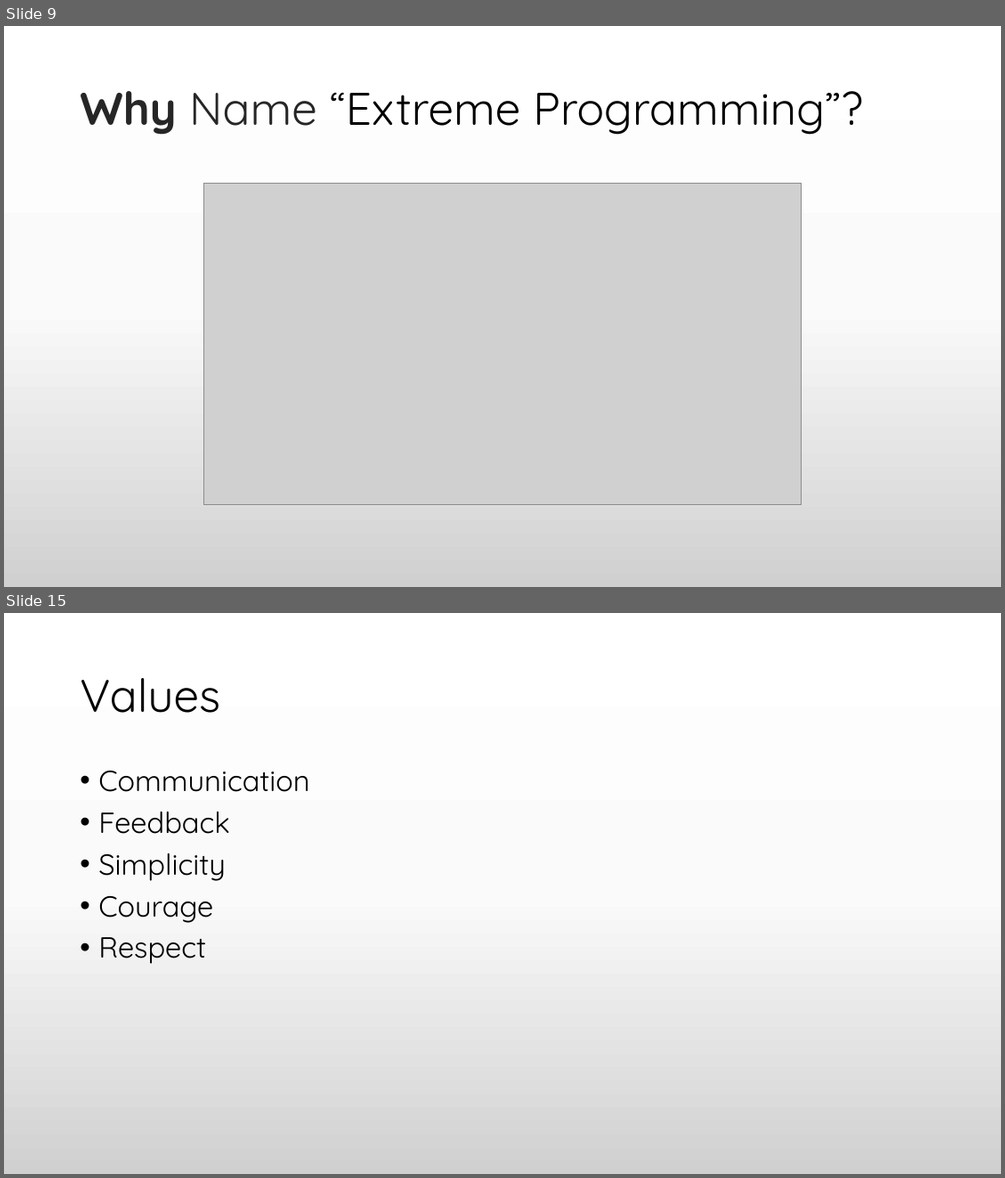
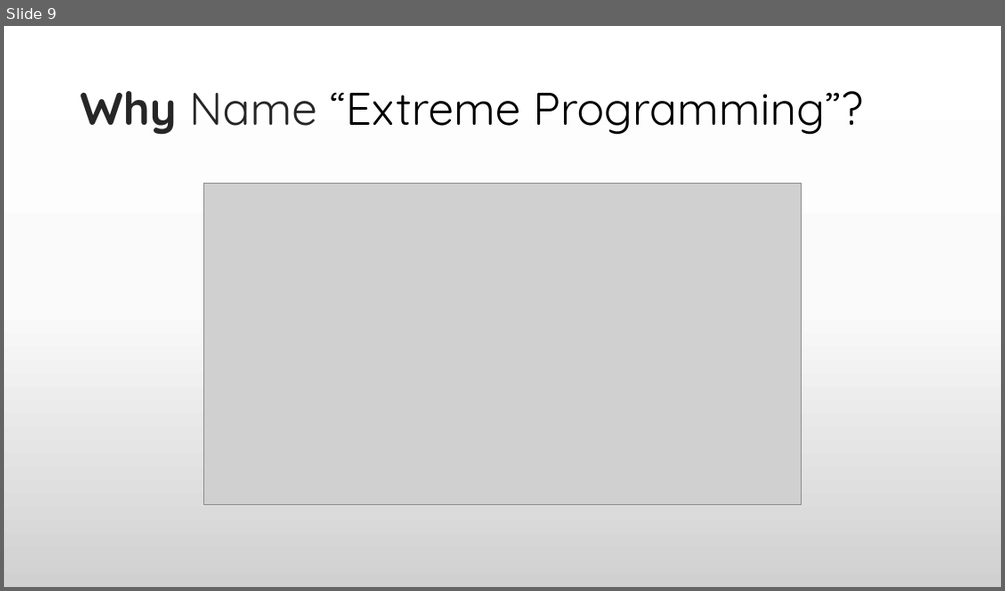
Before and after one commit to praash47/aasn-iii, a slide deck: extreme_programming.pptx. Shown one above the other, each under a label of ours: slides 9 and 15 before the commit, slide 9 after it; the slides between them are not shown. The pictures are 1005x1178 and 1005x591 pixels, drawn with LibreOffice and Linux fonts; fonts in the diff are those of the drawing; grey boxes stand for pictures. Boxes give left, top, right and bottom in pixels: in the first picture for what was removed or moved away, otherwise in the second. Text is boxed around its words. In the diff, an @@ line names an element or a change of style, - is before the commit and + after.

```diff
--- a/extreme_programming.pptx
+++ b/extreme_programming.pptx
@@ slide 15 removed at (x1=4, y1=613, x2=1001, y2=1174), background gradient #FFFFFF to #FBFBFB to #D1D1D1 @@
@@ title removed at (x1=80, y1=678, x2=220, y2=713) @@
-Values
@@ text removed at (x1=98, y1=771, x2=309, y2=964) @@
-• Communication
-• Feedback
-• Simplicity
-• Courage
-• Respect
```
Also in this commit, not shown: 2 slides changed, 6 other slides removed, 2 other files.
